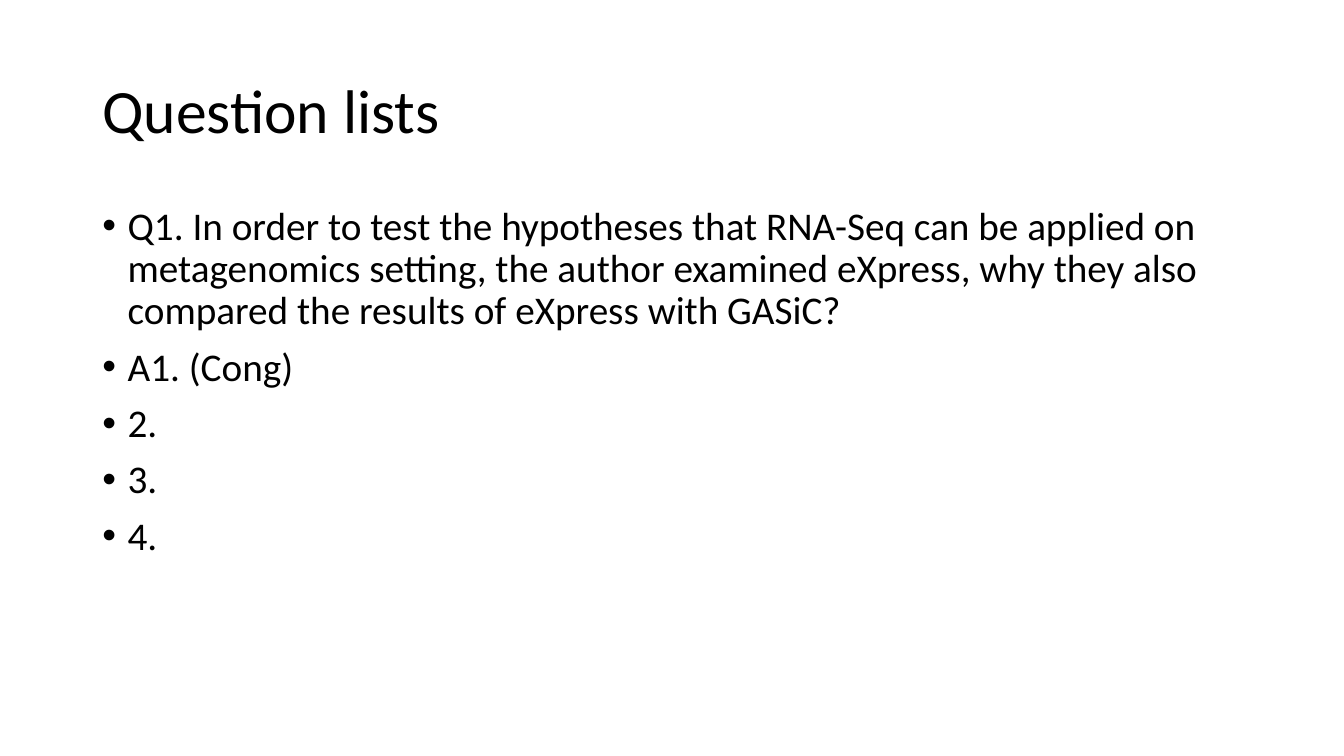
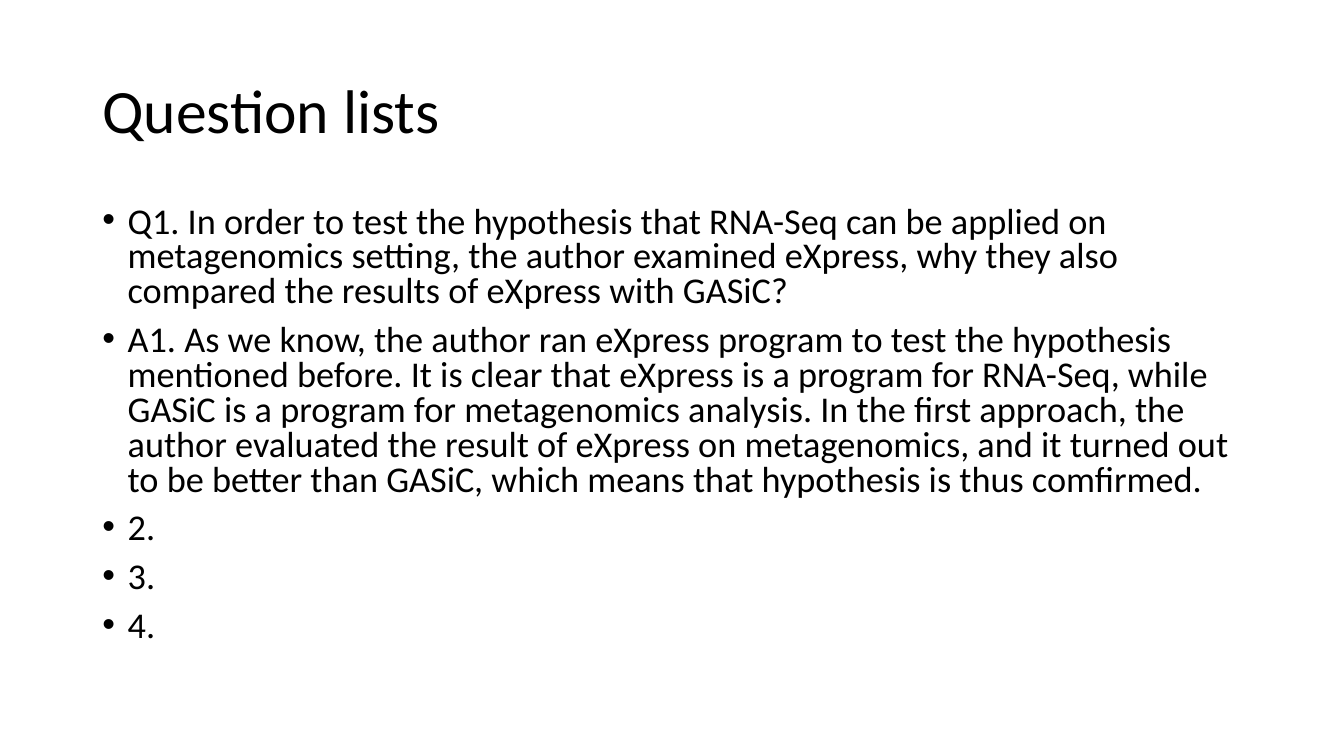
Before and after one commit to AgentCyrusJr/CS229, a slide deck: slide 7 of presentation/presentation.pptx. Drawn at 1344x756 pixels with LibreOffice and Linux fonts; fonts in the diff are those of the drawing. Boxes give left, top, right and bottom in pixels: in the first picture for what was removed or moved away, otherwise in the second. Text is boxed around its words. In the diff, an @@ line names an element or a change of style, - is before the commit and + after.

```diff
--- a/presentation/presentation.pptx
+++ b/presentation/presentation.pptx
@@ text at (128, 208, 1228, 498): text changed; size 28 to 25.9 pt @@
-• Q1. In order to test the hypotheses that RNA-Seq can be applied on metagenomics setting, the author examined eXpress, why they also compared the results of eXpress with GASiC?
-• A1. (Cong)
+• Q1. In order to test the hypothesis that RNA-Seq can be applied on metagenomics setting, the author examined eXpress, why they also compared the results of eXpress with GASiC?
+• A1. As we know, the author ran eXpress program to test the hypothesis mentioned before. It is clear that eXpress is a program for RNA-Seq, while GASiC is a program for metagenomics analysis. In the first approach, the author evaluated the result of eXpress on metagenomics, and it turned out to be better than GASiC, which means that hypothesis is thus comfirmed.
@@ text at (128, 516, 155, 639): size 28 to 25.9 pt in "2.", "3.", "4."; line spacing 0.9 to 0.8 @@
```
Also in this commit, not shown: 1 other slide changed.
